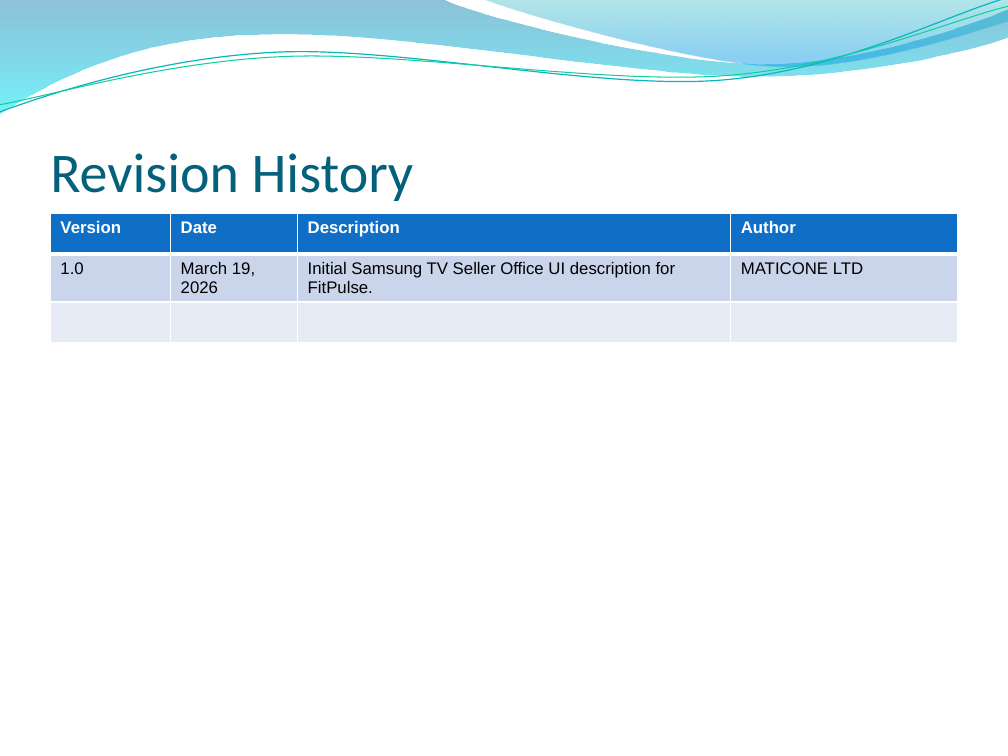
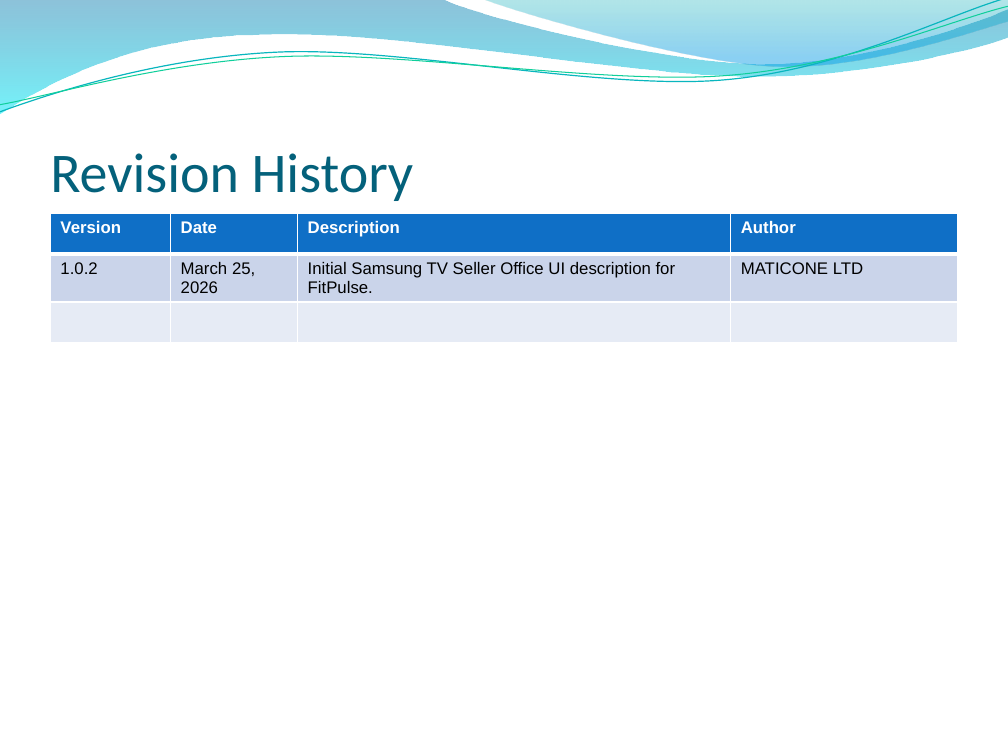
Before and after one commit to Alexzzl/FitPulse, a slide deck: slide 2 of docs/outputs/App_Description_FitPulse_filled.pptx. Drawn at 1008x756 pixels with LibreOffice and Linux fonts; fonts in the diff are those of the drawing; background and template pictures are left out. Boxes give left, top, right and bottom in pixels: in the first picture for what was removed or moved away, otherwise in the second. Text is boxed around its words. In the diff, an @@ line names an element or a change of style, - is before the commit and + after.

```diff
--- a/docs/outputs/App_Description_FitPulse_filled.pptx
+++ b/docs/outputs/App_Description_FitPulse_filled.pptx
@@ table at box(50, 214, 958, 346) @@
-row 2, column 1: 1.0
+row 2, column 1: 1.0.2
-row 2, column 2: March 19, 2026
+row 2, column 2: March 25, 2026
```
Also in this commit, not shown: 6 other files.
